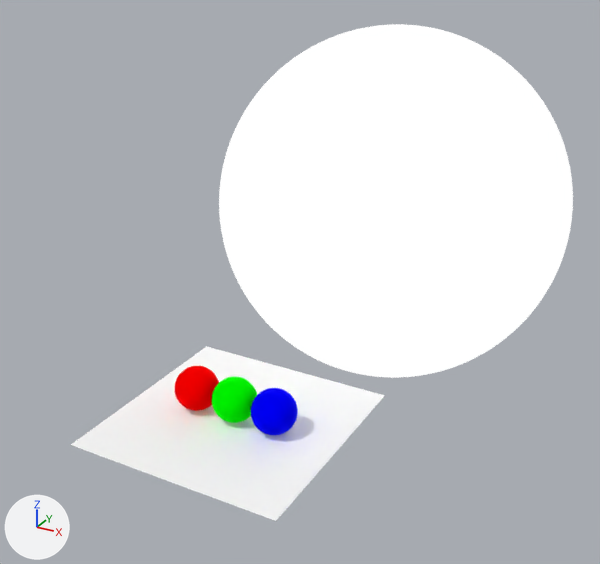
One commit to the Blender file Scene.blend: the scene before it, then after it.
Before and after are seen from a camera (50 mm lens) standing at (17.6, -23.0, 20.3) and looking at (-1.3, 11.3, 3.1). The lights are fixed; the arrows at lower left show +X, +Y and +Z. The first picture is the older version.
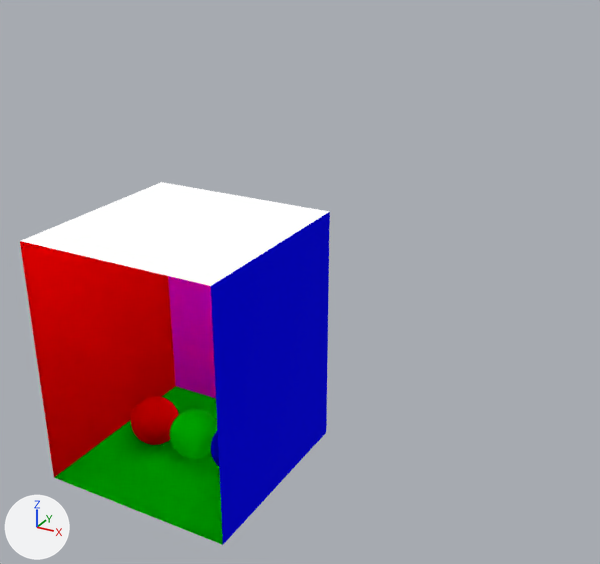
Where the change shows, as pixel boxes [x1, y1, x2, y2] in the pictures (600 x 564 px):
'Icosphere.001', deleted
    before: [219, 24, 573, 378]
'Plane', surface changed, reshaped, moved, rescaled (107% taller)
    before: [71, 346, 385, 521]
    after: [20, 182, 330, 545]
part 1 of me_plane, added
    after: [20, 182, 330, 544]
part 2 of me_plane, recoloured (white to green)
    before: [71, 346, 385, 521]
    after: [54, 386, 223, 545]

The change, as a list of edits to the scene's bpy script:
```text
Change mat_diffuse:
    where n1 = _N.new('ShaderNodeBsdfPrincipled'); n1.name = 'Principled BSDF'
    where n0 = _N.new('ShaderNodeOutputMaterial'); n0.name = 'Material Output'
    remove _L.new(n1.outputs[0], n0.inputs[0])  # 'BSDF' to 'Surface'
    add n2 = _N.new('ShaderNodeNewGeometry'); n2.name = 'Geometry'
    add n3 = _N.new('ShaderNodeMixShader'); n3.name = 'Mix Shader'
    add n4 = _N.new('ShaderNodeBsdfTransparent'); n4.name = 'Transparent BSDF'
    add _L.new(n3.outputs[0], n0.inputs[0])  # 'Shader' to 'Surface'
    add _L.new(n2.outputs[6], n3.inputs[0])  # 'Backfacing' to 'Factor'
    add _L.new(n4.outputs[0], n3.inputs[2])  # 'BSDF' to 'Shader'
    add _L.new(n1.outputs[0], n3.inputs[1])  # 'BSDF' to 'Shader'
Add mat_diffuse_pink:
    mat_diffuse_pink = principled_material('Diffuse pink')
    mat_diffuse_pink.base_color = (1.0, 0.0, 1.0)  # pink #ff00ff
    mat_diffuse_pink.metallic = 1.0
    mat_diffuse_pink.roughness = 1.0
Change me_plane:
    used by ob_plane; location = (0.0, 3.0, 0.0); scale = (5.0, 5.0, 5.0)
    verts and faces of me_plane; kept vertices keep their numbers, new ones are numbered from 4
    before: 0 (-1.0, -1.0, 0.0) at pixel (70, 444), 1 (1.0, -1.0, 0.0) at pixel (276, 520), 2 (-1.0, 1.0, 0.0) at pixel (206, 346), 3 (1.0, 1.0, 0.0) at pixel (385, 395)
    remove me_plane.from_pydata(...)  # 4 vertices, 1 face; spans x -1.0..1.0, y -1.0..1.0, z 0.0
    add me_plane.from_pydata(...)  # 8 vertices, 6 faces; spans x -1.0..1.0, y -1.0..1.0, z 0.0..2.5
    me_plane part 1
    add for new, old in zip([*range(4, 8)], [*range(0, 4)]): verts[new] = verts[old] + (0.0, 0.0, 2.5)
    add faces += [(4, 6, 7, 5)]  # mat_emission (white #ffffff)
    add faces += [(2, 3, 7, 6)]  # mat_diffuse_pink (pink #ff00ff)
    add faces += [(0, 2, 6, 4)]  # mat_diffuse_red (red #ff0000)
    add faces += [(1, 5, 7, 3)]  # mat_diffuse_blue (blue #0000ff)
    add faces += [(0, 4, 5, 1)]  # mat_diffuse
    me_plane part 2: 1 face spanning x -1.0..1.0, y -1.0..1.0, z 0.0 switches from mat_diffuse (white #ffffff) to mat_diffuse_green (green #00ff00)
    add me_plane.materials.append(mat_emission)  # white #ffffff
    add me_plane.materials.append(mat_diffuse_red)  # red #ff0000
    add me_plane.materials.append(mat_diffuse_green)  # green #00ff00
    add me_plane.materials.append(mat_diffuse_blue)  # blue #0000ff
    add me_plane.materials.append(mat_diffuse_pink)  # pink #ff00ff
Change ob_plane:
    ob_plane.location: (0.0, 3.0, 0.0) -> (0.0, 0.0, 0.0)
    ob_plane.scale: (5.0, 5.0, 5.0) -> (4.0, 4.0, 4.0)
Remove ob_icosphere_001:
    ob_icosphere_001 = bpy.data.objects.new('Icosphere.001', me_icosphere_001)
    ob_icosphere_001.location = (0.0, 20.0, 5.0)
    ob_icosphere_001.scale = (10.0, 10.0, 10.0)
```
